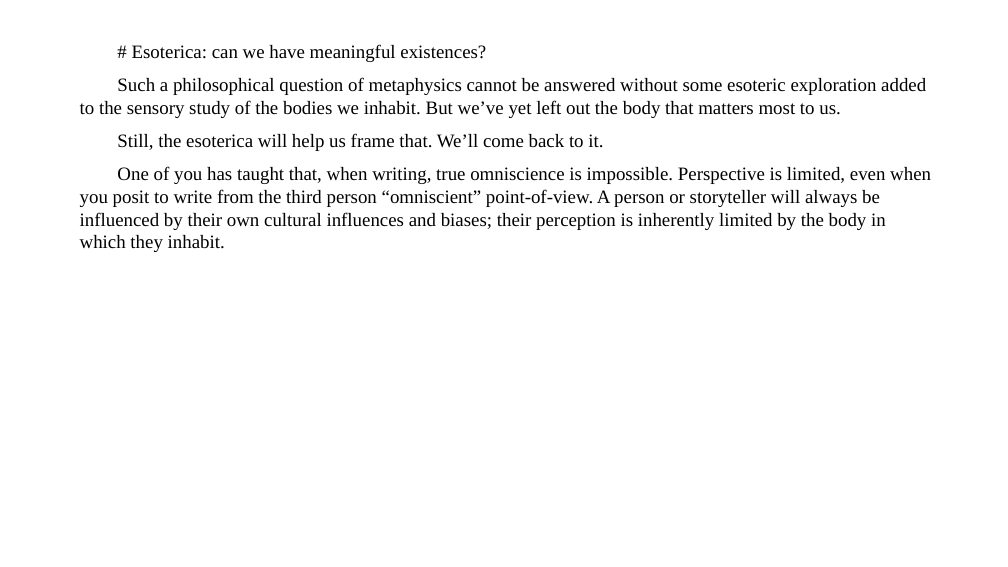
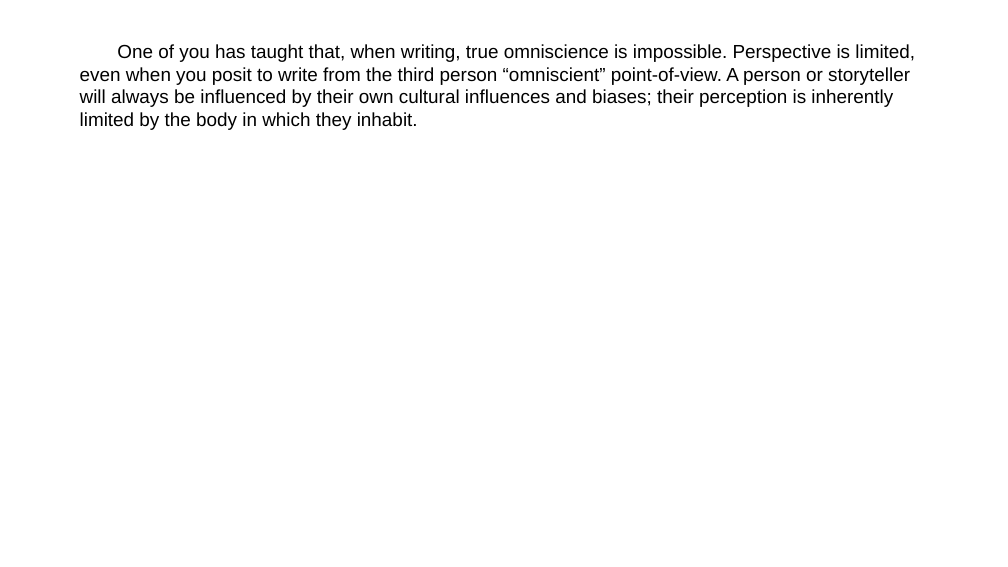
Before and after one commit to talosgl/manuscript2slides, a slide deck: slide 37 of src/manuscript2slides/resources/sample_slides_output.pptx (slide 13 before the commit). Drawn at 1008x567 pixels with LibreOffice and Linux fonts; fonts in the diff are those of the drawing. Boxes give left, top, right and bottom in pixels: in the first picture for what was removed or moved away, otherwise in the second. Text is boxed around its words. In the diff, an @@ line names an element or a change of style, - is before the commit and + after.

```diff
--- a/src/manuscript2slides/resources/sample_slides_output.pptx
+++ b/src/manuscript2slides/resources/sample_slides_output.pptx
@@ text "One of you has taught ..." at (80,44,915,130): font Times New Roman to Arial @@
@@ text at (80,44,926,151): paragraphs removed @@
-# Esoterica: can we have meaningful existences?
-Such a philosophical question of metaphysics cannot be answered without some esoteric exploration added to the sensory study of the bodies we inhabit. But we’ve yet left out the body that matters most to us.
-Still, the esoterica will help us frame that. We’ll come back to it.
```
Also in this commit, not shown: 22 other slides changed, 56 slides added.
